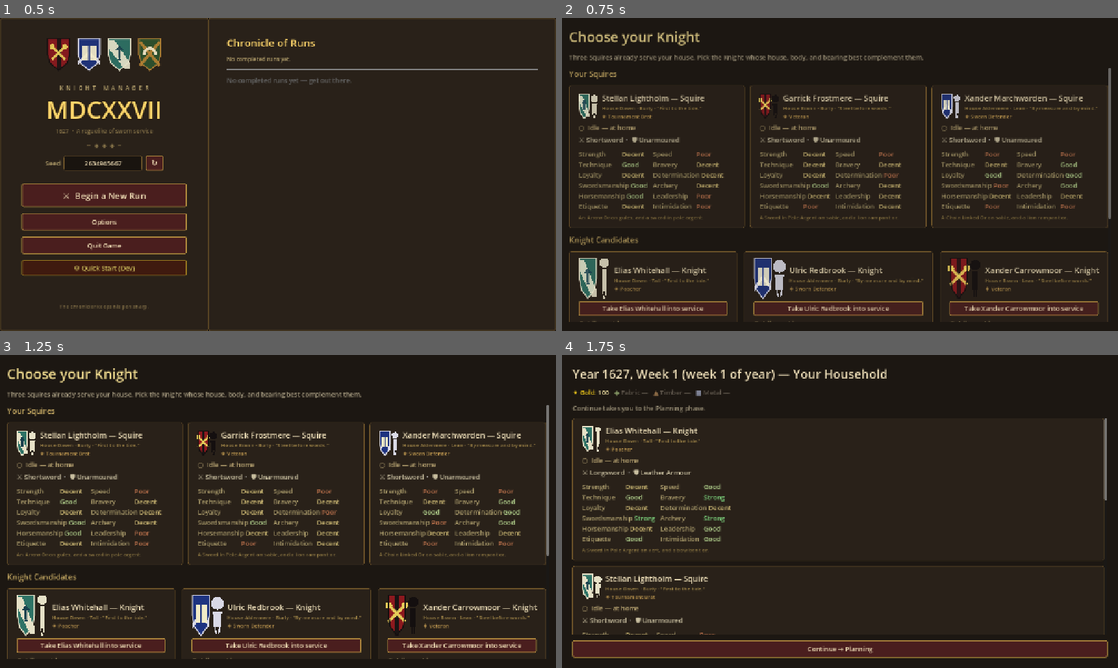
Above: before the commit, frames 1-4 (two rows, left to right).
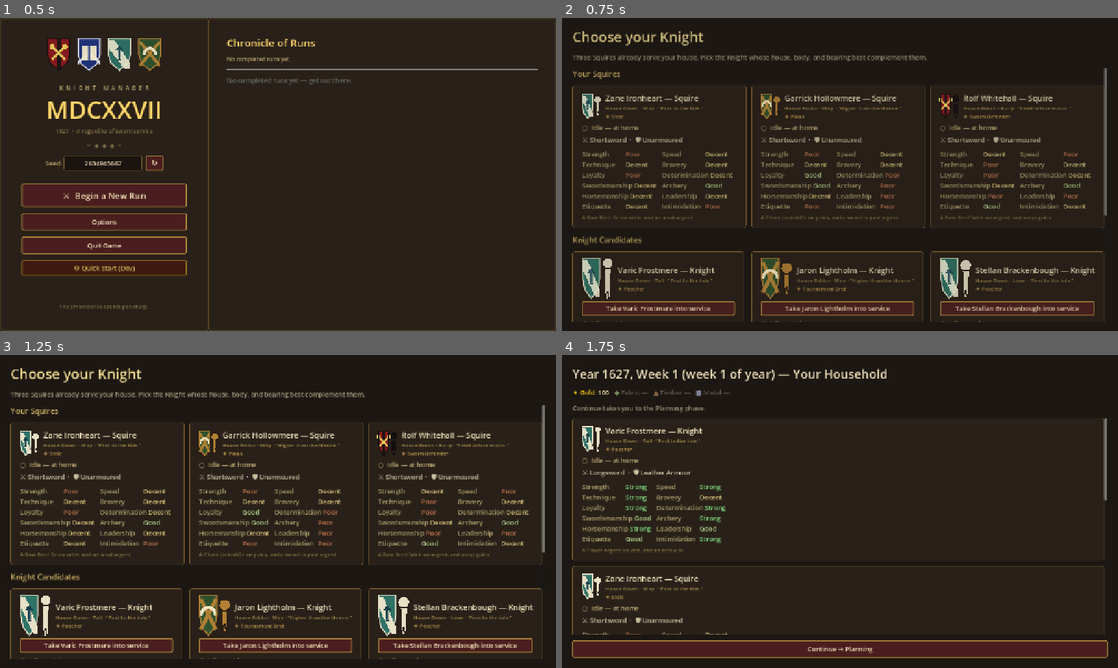
Above: after the commit, the same moments.

Repository: Jackz0Knight/KM27
Game: Godot game, scene res://scenes/Main.tscn
Two runs of this game, one before a commit and one after it. Both use one fixed random seed, a clock stepped at 60 frames per second and the inputs below.
Inputs (mouse positions are in pixels of both pictures, inside the frame that each line leads up to):
- Up to frame 1 (0.5 s): no input
- Up to frame 2 (0.75 s): click "⚔ Begin a New Run" at 0.5 s
- Up to frame 3 (1.25 s): no input
- Up to frame 4 (1.75 s): click (650, 646) at 1.25 s, where only the run before the commit has a clickable "Take Elias Whitehall into ser…"

Frame 1 is identical in both runs. In frame 2, 13% of the frame differs, in the area x 1-99%, y 4-98%; in frame 3, 14%; in frame 4, 1.6%.

Commit message:
feat(houses): per-run randomised stat slant per house (within archetype)
Each run now rolls a fresh stat slant for each of the four houses. The
houses keep their identities — Brann always reads warrior, Aldermere
always reads scholar — but the specific +1/-1 stats come from
archetype-themed pools rather than a static list. Two playthroughs of
the same household feel different in roster shape.

Pools per archetype (lean_plus picks 3, lean_minus picks 2)
- warrior  + {strength, swordsmanship, bravery, intimidation, determination}
           - {etiquette, technique, leadership, archery}
- scholar  + {etiquette, leadership, loyalty, technique, determination}
           - {strength, intimidation, swordsmanship, speed}
- scout    + {speed, archery, technique, horsemanship, intimidation}
           - {bravery, leadership, strength, etiquette}
- cavalier + {horsemanship, bravery, leadership, swordsmanship, etiquette}
           - {archery, determination, technique, intimidation}

Pools are picked so any 3+/2- subset still reads archetypally — a
warrior is always a warrior even when this run's specific picks
emphasise intimidation over swordsmanship.

HousePool
- New LEAN_PLUS_POOL_BY_ARCHETYPE + LEAN_MINUS_POOL_BY_ARCHETYPE consts.
- New roll_per_run_leans() returns {house_id: {plus, minus}} via the
  seeded RNG (same seed → same slants).
- apply_lean gains an optional per_run_leans dict param. When provided
  and the house_id is present, its picks override the static
  HOUSES.lean_plus / lean_minus. Empty dict (old callers) falls back
  to the static defaults — preserves pre-system behaviour.

GameState
- New house_leans: Dictionary, cleared on start_run and immediately
  re-rolled. start_run is the only writer outside SaveManager.

RosterGenerator
- _roll_knight + _roll_squire thread GameState.house_leans through
  apply_lean. All new units roll under the current run's slants.

SaveManager
- Persists house_leans alongside reputation. Old saves without the
  field keep the fresh start_run roll (the rolled unit stats are
  already restored from the save dict, so old units are unaffected
  either way; new units added via dev tools or future mechanics use
  the fresh roll).

Lean stays implicit per GDD §9 — no chip, no tooltip, no surfaced
number. Players feel the difference between runs through play.

CLAUDE.md cheat sheet gains a row for the new pool location.
ROADMAP Progress Log updated.

https://claude.ai/code/session_015mU5CSmLPQHYYqJbqa5Fxb

Diff:
--- a/scripts/autoload/game_state.gd
+++ b/scripts/autoload/game_state.gd
@@ -99,6 +99,16 @@
 # weight only at the moment — future passes wire reward scaling, recruit
 # odds, and event gating. Cleared on start_run.
 var reputation: int = 0
+
+# Per-run randomised house stat leans, keyed by house_id. Rolled at
+# `start_run` via `HousePool.roll_per_run_leans()` so each run has a
+# different slant inside each house's archetype — Brann always reads
+# warrior but might emphasise intimidation this run and bravery the next.
+# Format: {house_id: {plus: Array[String], minus: Array[String]}}.
+# Empty until start_run rolls it (and on saves loaded before the system
+# landed; HousePool.apply_lean falls back to HOUSES static defaults in
+# that case).
+var house_leans: Dictionary = {}
 
 # Gold income sources. `weekly_stipend` is always active; others are set
 # temporarily when an event grants a recurring bonus then reset to 0.
@@ -223,6 +233,11 @@
 	researched.clear()
 	maintenance_debt = false
 	reputation = 0
+	# Roll per-run house slants AFTER start_run sets the seed (via
+	# WorldGenerator.generate which calls RNG.seed_run). All RNG consumed
+	# by HousePool.roll_per_run_leans() flows through the seeded RNG, so
+	# the same seed produces the same slants every run.
+	house_leans = HousePool.roll_per_run_leans()
 	gold_income_sources = {"tournament_prize": 0, "expedition_trade": 0, "weekly_stipend": 10}
 	upgrade_costs = {}
 	suppressed_confirms.clear()
--- a/scripts/data/house_pool.gd
+++ b/scripts/data/house_pool.gd
@@ -79,8 +79,64 @@
 const HOUSE_IDS: Array[String] = ["brann", "aldermere", "daven", "faldur"]
 
 
+# Per-run lean randomisation pools, keyed by archetype. Each run, GameState
+# rolls 3 stats from the archetype's plus pool and 2 from its minus pool;
+# the picks override the static `lean_plus` / `lean_minus` on `HOUSES` for
+# the duration of the run. The pools are intentionally consonant with the
+# archetype so any picked subset still feels right — Brann always reads
+# warrior, Aldermere always reads scholar, even if their specific stat
+# distribution shifts run-to-run. The static lean_plus/lean_minus on
+# `HOUSES` remain as the "default" pick — used when no per-run leans have
+# been rolled (e.g., on a save loaded before this system, or in dev tools).
+const LEAN_PLUS_POOL_BY_ARCHETYPE: Dictionary = {
+	"warrior":  ["strength", "swordsmanship", "bravery", "intimidation", "determination"],
+	"scholar":  ["etiquette", "leadership", "loyalty", "technique", "determination"],
+	"scout":    ["speed", "archery", "technique", "horsemanship", "intimidation"],
+	"cavalier": ["horsemanship", "bravery", "leadership", "swordsmanship", "etiquette"],
+}
+const LEAN_MINUS_POOL_BY_ARCHETYPE: Dictionary = {
+	"warrior":  ["etiquette", "technique", "leadership", "archery"],
+	"scholar":  ["strength", "intimidation", "swordsmanship", "speed"],
+	"scout":    ["bravery", "leadership", "strength", "etiquette"],
+	"cavalier": ["archery", "determination", "technique", "intimidation"],
+}
+const PLUS_PICKS: int = 3
+const MINUS_PICKS: int = 2
+
+
 static func random_house_id() -> String:
 	return HOUSE_IDS[RNG.randi_range(0, HOUSE_IDS.size() - 1)]
+
+
+# Roll a per-run leans dictionary: {house_id: {plus: Array[String], minus:
+# Array[String]}}. Called from GameState.start_run() so every run gets a
+# fresh slant — your Brann knights might feel intimidation-heavy this run
+# and bravery-leaning the next, while always reading as a warrior house.
+# Returns a fresh dict; static defaults on HOUSES are never mutated.
+static func roll_per_run_leans() -> Dictionary:
+	var out: Dictionary = {}
+	for house_id in HOUSE_IDS:
+		var archetype: String = str(HOUSES[house_id].get("archetype", ""))
+		out[house_id] = {
+			"plus":  _pick_n(LEAN_PLUS_POOL_BY_ARCHETYPE.get(archetype, []), PLUS_PICKS),
+			"minus": _pick_n(LEAN_MINUS_POOL_BY_ARCHETYPE.get(archetype, []), MINUS_PICKS),
+		}
+	return out
+
+
+# Without-replacement pick of n entries from `pool`. Caps at pool size if
+# pool is shorter than n.
+static func _pick_n(pool: Array, n: int) -> Array[String]:
+	var available: Array[String] = []
+	for s in pool:
+		available.append(str(s))
+	var out: Array[String] = []
+	var picks: int = mini(n, available.size())
+	for _i in range(picks):
+		var idx: int = RNG.randi_range(0, available.size() - 1)
+		out.append(available[idx])
+		available.remove_at(idx)
+	return out
 
 
 static func get_house(house_id: String) -> Dictionary:
@@ -105,15 +161,30 @@
 # Apply the house's stat lean as a +/- to the rolled stat block, clamped to
 # the legal range. Net change to the sum is small (typically +1 to +3 over
 # -1 to -2), so the player's effective stat budget shifts more than it grows.
-static func apply_lean(stats: Stats, house_id: String, stat_max: int) -> void:
+#
+# When `per_run_leans` is non-empty, the picks for this house override the
+# static HOUSES.lean_plus / lean_minus arrays — that's how per-run slant
+# randomisation lands. When per_run_leans is empty (legacy callers,
+# pre-system saves), the static defaults are used so old behaviour is
+# unchanged.
+static func apply_lean(stats: Stats, house_id: String, stat_max: int, per_run_leans: Dictionary = {}) -> void:
 	var h: Dictionary = HOUSES.get(house_id, {})
 	if h.is_empty():
 		return
-	for stat in h.get("lean_plus", []):
+	var plus_list: Array
+	var minus_list: Array
+	if not per_run_leans.is_empty() and per_run_leans.has(house_id):
+		var entry: Dictionary = per_run_leans[house_id]
+		plus_list  = entry.get("plus", h.get("lean_plus", []))
+		minus_list = entry.get("minus", h.get("lean_minus", []))
+	else:
+		plus_list  = h.get("lean_plus", [])
+		minus_list = h.get("lean_minus", [])
+	for stat in plus_list:
 		var key: String = str(stat)
 		var v: int = stats.get_value(key)
 		stats.set_value(key, clampi(v + 1, 1, stat_max))
-	for stat in h.get("lean_minus", []):
+	for stat in minus_list:
 		var key: String = str(stat)
 		var v: int = stats.get_value(key)
 		stats.set_value(key, clampi(v - 1, 1, stat_max))
--- a/scripts/systems/roster_generator.gd
+++ b/scripts/systems/roster_generator.gd
@@ -63,7 +63,7 @@
 	var stats: Stats = Stats.roll(KNIGHT_STAT_MIN, KNIGHT_STAT_MAX)
 	stats.apply_flat_bonus(KNIGHT_FLAT_BONUS)
 	var house_id: String = HousePool.random_house_id()
-	HousePool.apply_lean(stats, house_id, Stats.STAT_CAP)
+	HousePool.apply_lean(stats, house_id, Stats.STAT_CAP, GameState.house_leans)
 	var pa: int = RNG.randi_range(KNIGHT_PA_MIN, KNIGHT_PA_MAX)
 	var name: String = NamePool.random_name_avoiding(_taken_names)
 	_taken_names.append(name)
@@ -87,7 +87,7 @@
 	# Squires use the same lean — they're sworn to a household too.
 	# Cap squire stats at SQUIRE_STAT_MAX so the lean doesn't push them out
 	# of their roll band.
-	HousePool.apply_lean(stats, house_id, SQUIRE_STAT_MAX)
+	HousePool.apply_lean(stats, house_id, SQUIRE_STAT_MAX, GameState.house_leans)
 	var pa: int = RNG.randi_range(SQUIRE_PA_MIN, SQUIRE_PA_MAX)
 	var name: String = NamePool.random_name_avoiding(_taken_names)
 	_taken_names.append(name)
--- a/scripts/systems/save_manager.gd
+++ b/scripts/systems/save_manager.gd
@@ -136,6 +136,7 @@
 		"researched": GameState.researched.duplicate(),
 		"maintenance_debt": GameState.maintenance_debt,
 		"reputation": GameState.reputation,
+		"house_leans": GameState.house_leans.duplicate(true),
 		"gold_income_sources": GameState.gold_income_sources.duplicate(),
 		"suppressed_confirms": GameState.suppressed_confirms.duplicate(),
 		"crafted_ids": GameState.crafted_ids.duplicate(),
@@ -181,6 +182,26 @@
 	GameState.maintenance_debt = bool(data.get("maintenance_debt", false))
 	GameState.intro_shown_for_run = bool(data.get("intro_shown_for_run", false))
 	GameState.reputation = int(data.get("reputation", 0))
+	# Per-run house lean slants. Saves predating this system have no entry,
+	# in which case the fresh roll from start_run() stays in place — old
+	# units' rolled stats are unaffected (they're restored from the save),
+	# but any new unit added via dev tools or future mechanics will use
+	# the fresh slants. Saves with the field overwrite the fresh roll so
+	# the loaded game matches what was saved.
+	var saved_leans = data.get("house_leans", {})
+	if saved_leans is Dictionary and not saved_leans.is_empty():
+		GameState.house_leans = {}
+		for house_id in saved_leans:
+			var entry = saved_leans[house_id]
+			if not (entry is Dictionary):
+				continue
+			var plus_arr: Array[String] = []
+			for s in entry.get("plus", []):
+				plus_arr.append(str(s))
+			var minus_arr: Array[String] = []
+			for s in entry.get("minus", []):
+				minus_arr.append(str(s))
+			GameState.house_leans[str(house_id)] = {"plus": plus_arr, "minus": minus_arr}
 
 	GameState.inventory = {}
 	var inv = data.get("inventory", {})
Not shown, changed: CLAUDE.md
Not shown, changed: ROADMAP.md
